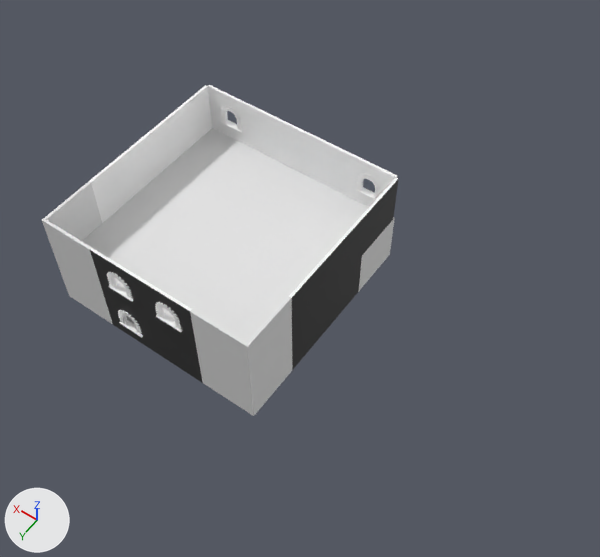
A saved change to the Blender file Blacksmith Forge/Files/scene_v002.blend.
Before and after are seen from a 50 mm lens placed at (-43.9, 88.6, 117.7), pointed at (2.2, 24.0, 16.4). Lighting does not change. The marker at lower left points along +X, +Y and +Z.

Script lines for the objects in view, before the commit:
```python
me_cube = bpy.data.meshes.new('Cube')
me_cube.from_pydata(...)  # 16 vertices, 14 faces; spans x 0.0..10.5, y -10.0..0.5, z 0.0..10.0
me_cube_011 = bpy.data.meshes.new('Cube.011')
me_cube_011.from_pydata(...)  # 10 vertices, 7 faces; spans x 0.0..10.0, y 0.0..0.5, z 0.0..10.0
# faces by material slot: [6, 1]
me_cube_011.materials.append(mat_main_wall_in)  # white #ffffff
me_cube_011.materials.append(mat_main_wall_out)  # black #2c2c2c
ob_corner_proxy_007 = bpy.data.objects.new('Corner_proxy.007', me_cube)
ob_corner_proxy_007.location = (-0.5, 40.0, 10.0)
ob_corner_proxy_007.rotation_euler = (0.0, 0.0, 6.283)  # degrees (0, 0, 360)
ob_main_wall_proxy_005 = bpy.data.objects.new('Main Wall_proxy.005', me_cube_011)
ob_main_wall_proxy_005.location = (0.0, 10.0, 10.0)
ob_main_wall_proxy_005.rotation_euler = (0.0, 0.0, 1.571)  # degrees (0, 0, 90)
ob_main_wall_proxy_008 = bpy.data.objects.new('Main Wall_proxy.008', me_cube_011)
ob_main_wall_proxy_008.location = (40.0, 20.0, 10.0)
ob_main_wall_proxy_008.rotation_euler = (0.0, 0.0, 4.712)  # degrees (0, 0, 270)
# also in view: 'Corner_proxy.006' at (35.3, 35.2, 15.0); 'Corner_proxy.002' at (35.3, 35.2, 5.0); 'Main Wall_proxy.007' at (40.3, 25.0, 15.0); 'Window_proxy.004' at (35.0, -0.2, 15.0); 'Corner_proxy.001' at (4.7, 4.7, 5.0)
```
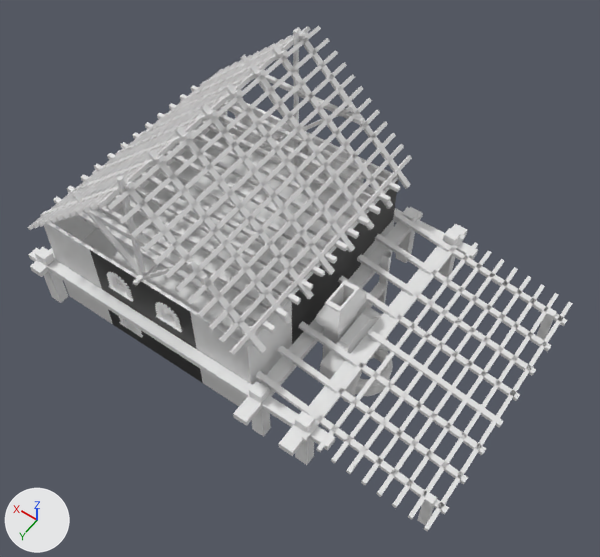
Where the change shows, as pixel boxes (x1, y1, x2, y2) in the pictures (600 x 557 px):
'Roof', added
    after: (27, 26, 412, 355)
'Workshop Roof', added
    after: (255, 212, 573, 531)
'House Support', added
    after: (28, 207, 557, 525)
'FirstFloor', added
    after: (53, 29, 400, 333)
'Forge', added
    after: (316, 251, 393, 402)
'Top Floor', unchanged, covered by the edit
    before: (82, 128, 369, 342)
    after: (82, 130, 367, 342)
'Corner_proxy.003', unchanged, covered by the edit
    before: (197, 337, 292, 416)
    after: (200, 337, 292, 406)
'Main Wall_proxy.007', unchanged, covered by the edit
    before: (89, 147, 141, 223)
    after: (99, 177, 141, 218)
'Main Wall_proxy.011', unchanged, covered by the edit
    before: (297, 128, 347, 194)
    after: (299, 131, 346, 184)

The change, as a diff of the scene's bpy script:
```diff
--- a/Blacksmith Forge/Files/scene_v002.blend.py
+++ b/Blacksmith Forge/Files/scene_v002.blend.py
@@ me_cube_005_1 @@
+me_cube_005_1.from_pydata(...)  # 1142 vertices, 1094 faces; spans x -3.51..4.23, y -8.06..0.5, z -0.01..2.6
@@ me_cube_155 @@
+me_cube_155.from_pydata(...)  # 136 vertices, 102 faces; spans x 0.0..25.4, y -1.9..23.7, z -3.6..0.5
@@ me_cube_174 @@
+me_cube_174.from_pydata(...)  # 104 vertices, 78 faces; spans x 2.0..37.3, y -1.1..39.1, z -9.1..2.9
@@ me_cube_120 @@
+me_cube_120.from_pydata(...)  # 320 vertices, 240 faces; spans x -0.3..37.7, y -2.5..30.9, z 0.0..18.5
@@ me_cube_140 @@
+me_cube_140.from_pydata(...)  # 168 vertices, 126 faces; spans x 0.0..37.5, y -8.8..32.3, z -10.9..17.7
@@ ob_forge @@
+ob_forge = bpy.data.objects.new('Forge', me_cube_005_1)
+ob_forge.location = (-4.0, 21.0, 0.0)
+ob_forge.rotation_euler = (0.0, 0.0, 4.712)  # degrees (0, 0, 270)
+ob_forge.scale = (2.7, 1.35, 6.75)
@@ ob_workshop_roof @@
+ob_workshop_roof = bpy.data.objects.new('Workshop Roof', me_cube_155)
+ob_workshop_roof.location = (-1.0, 40.0, 11.7)
+ob_workshop_roof.rotation_euler = (0.0, 0.0, 3.142)  # degrees (0, 0, 180)
+ob_workshop_roof.scale = (1.29, 1.83, 1.43)
@@ ob_house_support @@
+ob_house_support = bpy.data.objects.new('House Support', me_cube_174)
+ob_house_support.location = (43.0, -8.2, 9.0)
+ob_house_support.rotation_euler = (0.0, 0.0, 1.571)  # degrees (0, 0, 90)
+ob_house_support.scale = (1.45, 1.91, 1.0)
@@ ob_roof @@
+ob_roof = bpy.data.objects.new('Roof', me_cube_120)
+ob_roof.location = (-2.0, -1.0, 18.5)
+ob_roof.scale = (1.17, 1.43, 1.17)
@@ ob_firstfloor @@
+ob_firstfloor = bpy.data.objects.new('FirstFloor', me_cube_140)
+ob_firstfloor.location = (-2.0, 8.0, 20.0)
+ob_firstfloor.scale = (1.16, 1.04, 1.16)
```
